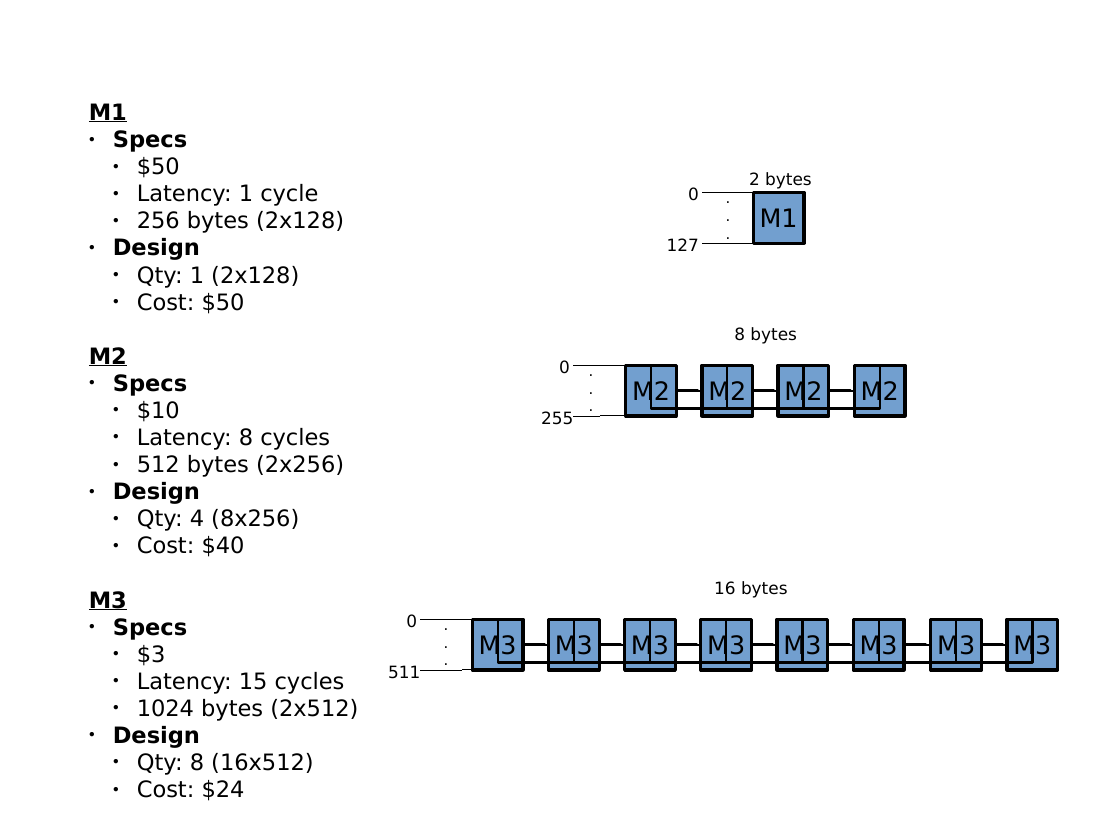
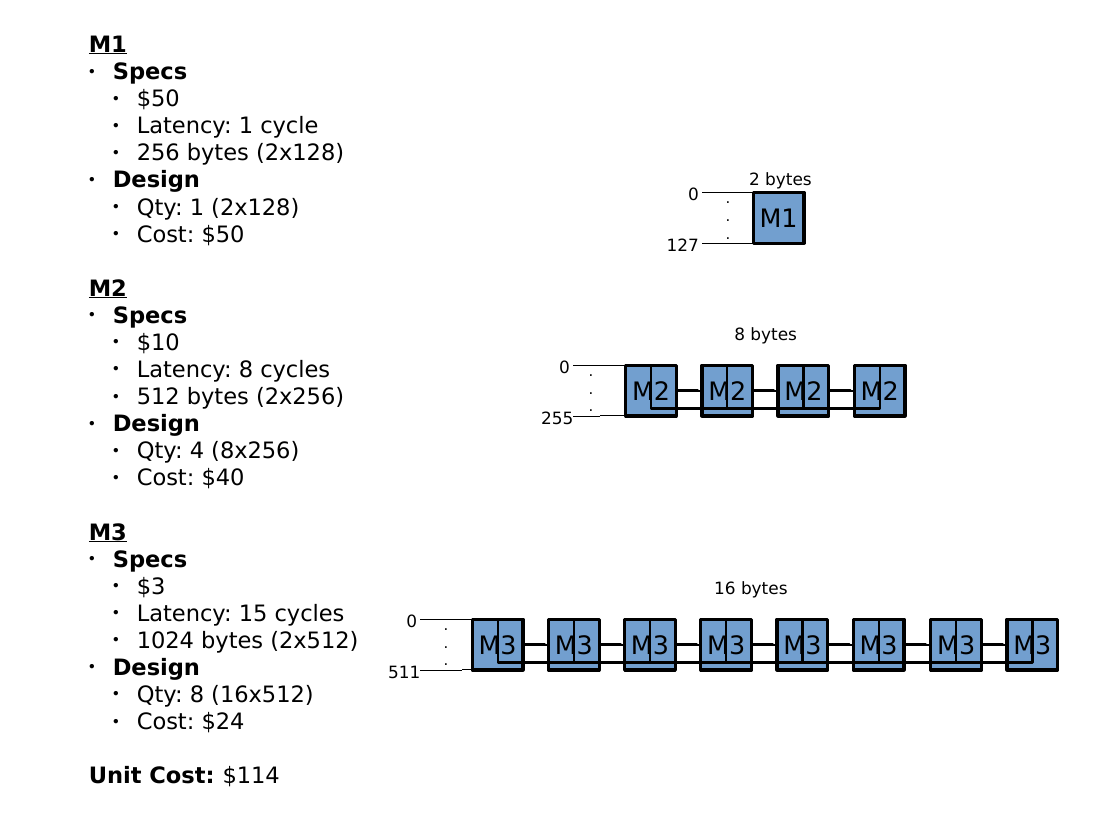
Before and after one commit to Sugarsplash/ece485, a slide deck: slide 9 of doc/presentation.odp. Drawn at 1120x840 pixels with LibreOffice and Linux fonts; fonts in the diff are those of the drawing. Boxes give left, top, right and bottom in pixels: in the first picture for what was removed or moved away, otherwise in the second. Text is boxed around its words. In the diff, an @@ line names an element or a change of style, - is before the commit and + after.

Commit message:
Add unit cost to presentation

```diff
--- a/doc/presentation.odp
+++ b/doc/presentation.odp
@@ text at [89, 35, 358, 733]: paragraph added @@
+Unit Cost: $114
@@ text "M1": place and size @@
-text "M1" at [89, 103, 358, 775]
+text "M1" at [89, 35, 358, 733]
```
